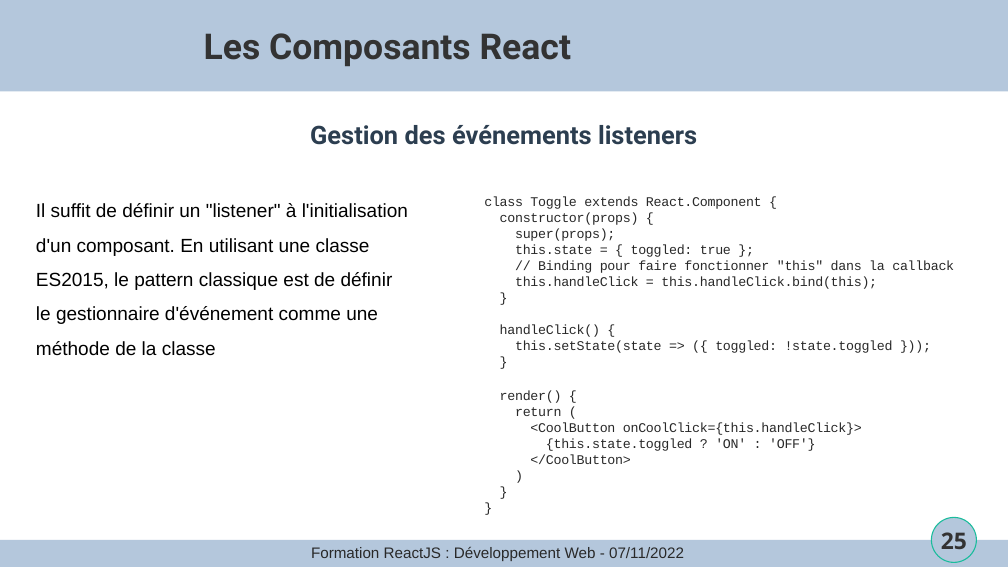
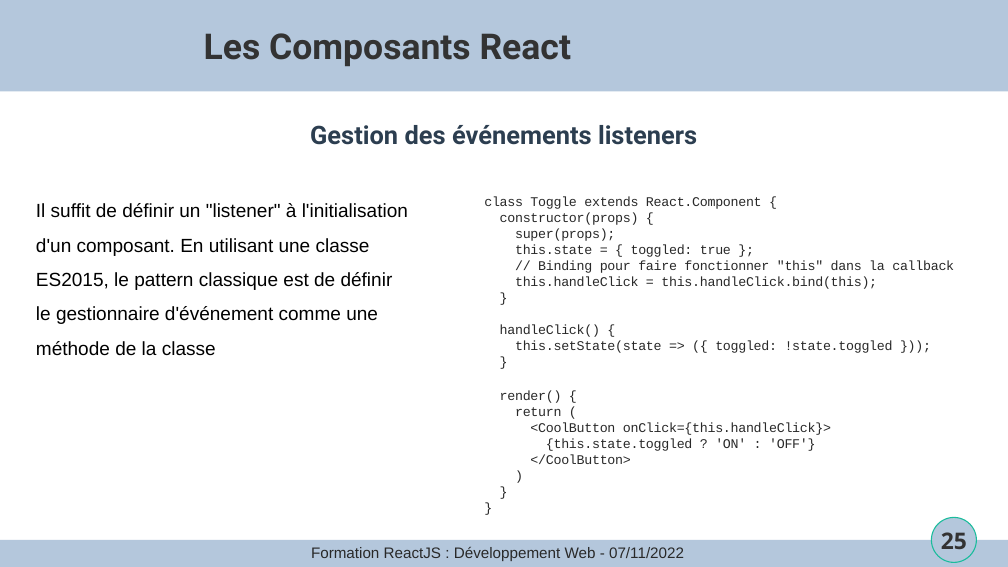
Before and after one commit to joselegitan/formation-react, a slide deck: slide 25 of cours.odp. Drawn at 1008x567 pixels with LibreOffice and Linux fonts; fonts in the diff are those of the drawing; background and template pictures are left out. Boxes give left, top, right and bottom in pixels: in the first picture for what was removed or moved away, otherwise in the second. Text is boxed around its words. In the diff, an @@ line names an element or a change of style, - is before the commit and + after.

```diff
--- a/cours.odp
+++ b/cours.odp
@@ text at [530,422,831,435]: text changed @@
-<CoolButton onCoolClick={this.handleClick}>
+<CoolButton onClick={this.handleClick}>
```
Also in this commit, not shown: 1 other file.
